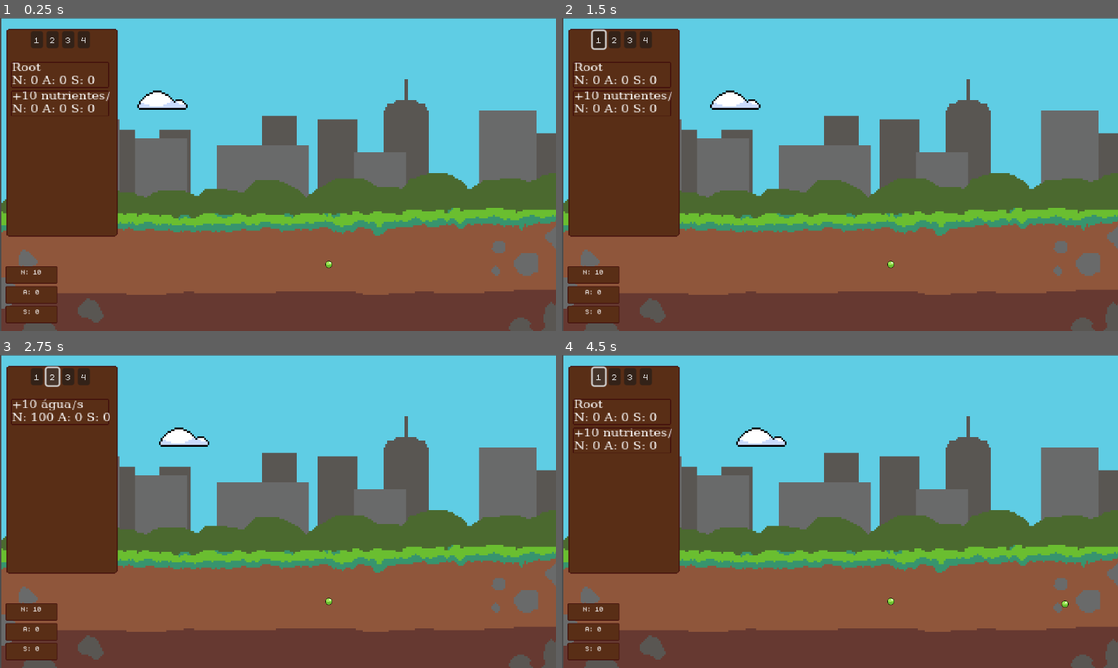
Above: before the commit, frames 1-4 (two rows, left to right).
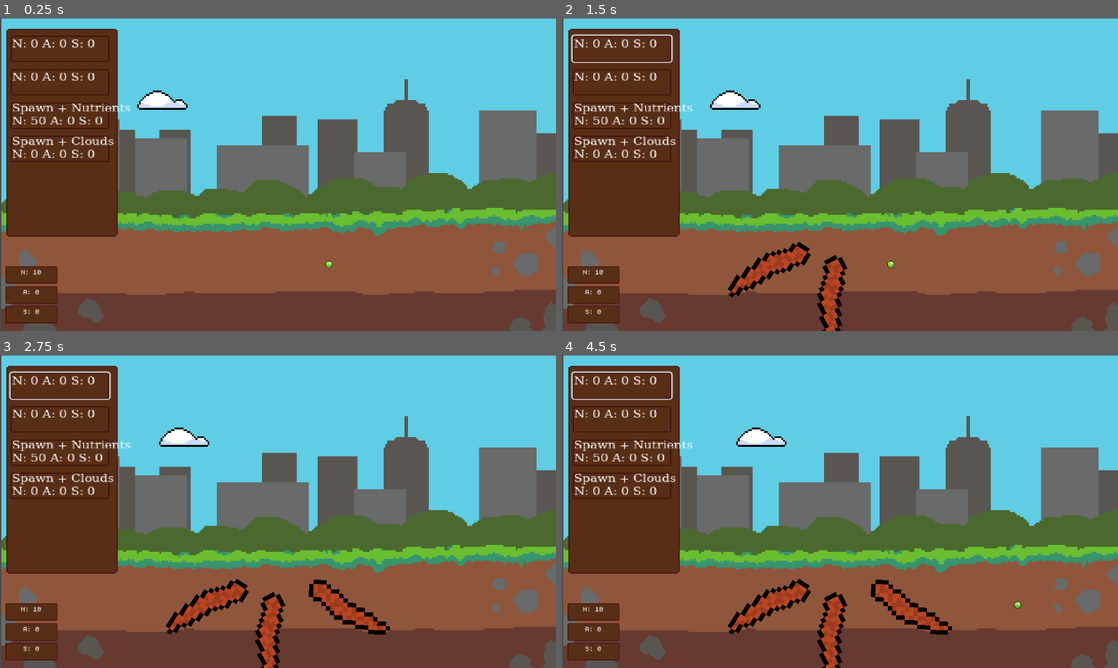
Above: after the commit, the same moments.

Repository: LeaoLuciano/ggj23
Game: Godot game, scene res://scenes/util/root_scene.tscn
The game is run twice, just before and just after one commit, with the same random seed, the same clock (stepped at 60 frames per second) and the same inputs.
Inputs (mouse positions are in pixels of both pictures, inside the frame that each line leads up to):
- Up to frame 1 (0.25 s): no input
- Up to frame 2 (1.5 s): click (600, 39) at 0.5 s, where only the run before the commit has a clickable "1"; click (623, 49) at 1.27 s
- Up to frame 3 (2.75 s): click (50, 376) at 2 s, where only the run before the commit has a clickable "2"
- Up to frame 4 (4.5 s): click (628, 376) at 2.75 s, where only the run before the commit has a clickable "3"; click (645, 376) at 3.5 s, where only the run before the commit has a clickable "4"; click (600, 376) at 4.25 s, where only the run before the commit has a clickable "1"

The runs differ from the first frame. In frame 1, 2.4% of the frame differs, in the area x 2-24%, y 4-46%; in frame 2, 4.5%; in frame 3, 5.2%; in frame 4, 5.5%, in the area x 1-92%, y 3-100%.

Commit message:
Reorganização de upgrades
Mudanças no sistema de upgrades

Signed-off-by: MarceloSpessoto <marcelomspessoto@gmail.com>

Diff:
--- a/scenes/items/spawner.gd
+++ b/scenes/items/spawner.gd
@@ -4,18 +4,18 @@
 @export var area : Rect2
 @export var spawn_time : int
 @export var despawn_time : int
+var spawn_amount : int = 1
 var scene_instance
 
 func _on_timer_timeout():
-
-	var pos_x = randf() * (area.size[0]) + area.position[0]
-	var pos_y = randf() * (area.size[1]) + area.position[1]
+	for i in spawn_amount:
+		var pos_x = randf() * (area.size[0]) + area.position[0]
+		var pos_y = randf() * (area.size[1]) + area.position[1]
 
 	#print(pos_x, pos_y)
-
-	var scene_instance = scene.instantiate()
-	scene_instance.position = Vector2(pos_x, pos_y)
-	Locator.get_simulation().add_child(scene_instance)
+		var scene_instance = scene.instantiate()
+		scene_instance.position = Vector2(pos_x, pos_y)
+		Locator.get_simulation().add_child(scene_instance)
 
 	#Tempo para spawnar aleatório
 	$Spawn.wait_time = randf() * (spawn_time - 1) + 1
--- a/scenes/items/upgrades/upgrade_menu/upgrade.gd
+++ b/scenes/items/upgrades/upgrade_menu/upgrade.gd
@@ -44,6 +44,5 @@
 	if can_buy():
 		take_resources()
 		match type:
-			"nutrient": upgrade_man.nutrient_production_rate += production_rate
-			"water": upgrade_man.water_production_rate += production_rate
-			"sun": upgrade_man.sun_production_rate += production_rate
+			"nutrient": upgrade_man.nutrient_spawner.spawn_amount += production_rate
+			"water": upgrade_man.cloud_spawner.spawn_amount += production_rate
--- a/scenes/items/upgrades/upgrade_menu/upgrade_manager.gd
+++ b/scenes/items/upgrades/upgrade_menu/upgrade_manager.gd
@@ -15,6 +15,9 @@
 @export
 var tree : Node2D
 
+@export var nutrient_spawner : Node
+@export var cloud_spawner : Node
+
 # Called when the node enters the scene tree for the first time.
 func _ready():
 	pass
@@ -26,7 +29,5 @@
 
 
 func _on_timer_timeout():
-	nutrient_counter.count += nutrient_production_rate
-	water_counter.count += water_production_rate
-	sun_counter.count += sun_production_rate
+	pass
 	#print("Nutrient: " + str(nutrient_counter.count) + " Water: " + str(water_counter.count) + " Sun: " + str(sun_counter.count))
--- a/scenes/items/upgrades/upgrade_menu/upgrade_manager.tscn
+++ b/scenes/items/upgrades/upgrade_menu/upgrade_manager.tscn
@@ -1,11 +1,9 @@
-[gd_scene load_steps=7 format=3 uid="uid://dl7im48sd816m"]
+[gd_scene load_steps=5 format=3 uid="uid://dl7im48sd816m"]
 
 [ext_resource type="Texture2D" uid="uid://de6htejo3hw7g" path="res://scenes/items/upgrades/upgrade_menu/upgrade_menu.png.png" id="1_qs1es"]
 [ext_resource type="Script" path="res://scenes/items/upgrades/upgrade_menu/upgrade_manager.gd" id="1_uj27u"]
 [ext_resource type="PackedScene" uid="uid://i83qiw33mmc6" path="res://scenes/items/upgrades/upgrade_menu/upgrade.tscn" id="2_y1ylx"]
-[ext_resource type="Script" path="res://scenes/items/upgrades/upgrade_menu/tabs_buttons.gd" id="3_kl1r8"]
-[ext_resource type="FontFile" uid="uid://bi3tnblb077t8" path="res://fonts/monogram-extended.ttf" id="4_8m8px"]
-[ext_resource type="PackedScene" uid="uid://fwjbyad2sfer" path="res://scenes/items/upgrades/upgrade_menu/unlock_upgrade.tscn" id="6_v6uqv"]
+[ext_resource type="Script" path="res://scenes/items/upgrades/upgrade_menu/unlock_upgrade.gd" id="4_4ih28"]
 
 [node name="UpgradeManager" type="Control"]
 layout_mode = 3
@@ -22,145 +20,45 @@
 scale = Vector2(2, 1.87)
 texture = ExtResource("1_qs1es")
 
-[node name="TabsButtons" type="HBoxContainer" parent="Sprite2D" node_paths=PackedStringArray("tree_tab", "nutrient_tab", "water_tab", "sun_tab")]
+[node name="VBoxContainer" type="VBoxContainer" parent="Sprite2D"]
 offset_left = -59.0
-offset_top = -125.0
-offset_right = 56.0
-offset_bottom = -104.0
-alignment = 1
-script = ExtResource("3_kl1r8")
-tree_tab = NodePath("../TreeUpgrades")
-nutrient_tab = NodePath("../NutrientUpgrades")
-water_tab = NodePath("../WaterUpgrades")
-sun_tab = NodePath("../SunUpgrades")
-
-[node name="TreeTab" type="Button" parent="Sprite2D/TabsButtons"]
-layout_mode = 2
-theme_override_fonts/font = ExtResource("4_8m8px")
-text = "1"
-icon_alignment = 1
-expand_icon = true
-
-[node name="NutrientTab" type="Button" parent="Sprite2D/TabsButtons"]
-layout_mode = 2
-theme_override_fonts/font = ExtResource("4_8m8px")
-text = "2"
-icon_alignment = 1
-expand_icon = true
-
-[node name="WaterTab" type="Button" parent="Sprite2D/TabsButtons"]
-layout_mode = 2
-theme_override_fonts/font = ExtResource("4_8m8px")
-text = "3"
-icon_alignment = 1
-expand_icon = true
-
-[node name="SunTab" type="Button" parent="Sprite2D/TabsButtons"]
-layout_mode = 2
-theme_override_fonts/font = ExtResource("4_8m8px")
-text = "4"
-icon_alignment = 1
-expand_icon = true
-
-[node name="TreeUpgrades" type="ScrollContainer" parent="Sprite2D"]
-offset_left = -59.0
-offset_top = -87.0
-offset_right = 56.0
-offset_bottom = -20.0
-horizontal_scroll_mode = 3
-
-[node name="VBoxContainer" type="VBoxContainer" parent="Sprite2D/TreeUpgrades"]
-layout_mode = 2
+offset_top = -119.0
+offset_right = 57.0
+offset_bottom = 42.0
 size_flags_horizontal = 3
 size_flags_vertical = 3
 alignment = 1
 
-[node name="RootUpgrade" parent="Sprite2D/TreeUpgrades/VBoxContainer" node_paths=PackedStringArray("upgrade_man") instance=ExtResource("6_v6uqv")]
+[node name="Upgrade" parent="Sprite2D/VBoxContainer" node_paths=PackedStringArray("upgrade_man") instance=ExtResource("2_y1ylx")]
 layout_mode = 2
 size_flags_vertical = 3
+script = ExtResource("4_4ih28")
 type = "root"
-upgrade_man = NodePath("../../../..")
-button_text = "Root"
+upgrade_man = NodePath("../../..")
 
-[node name="Upgrade" parent="Sprite2D/TreeUpgrades/VBoxContainer" node_paths=PackedStringArray("upgrade_man") instance=ExtResource("2_y1ylx")]
+[node name="Upgrade2" parent="Sprite2D/VBoxContainer" node_paths=PackedStringArray("upgrade_man") instance=ExtResource("2_y1ylx")]
+layout_mode = 2
+size_flags_vertical = 3
+script = ExtResource("4_4ih28")
+type = "root"
+upgrade_man = NodePath("../../..")
+
+[node name="Upgrade3" parent="Sprite2D/VBoxContainer" node_paths=PackedStringArray("upgrade_man") instance=ExtResource("2_y1ylx")]
 layout_mode = 2
 size_flags_vertical = 3
 type = "nutrient"
-production_rate = 10
-upgrade_man = NodePath("../../../..")
-button_text = "+10 nutrientes/s"
+upgrade_man = NodePath("../../..")
+button_text = "Spawn + Nutrients"
+nutrient_cost = 50
 
-[node name="NutrientUpgrades" type="ScrollContainer" parent="Sprite2D"]
-visible = false
-offset_left = -59.0
-offset_top = -87.0
-offset_right = 57.0
-offset_bottom = 122.0
-horizontal_scroll_mode = 3
-
-[node name="VBoxContainer" type="VBoxContainer" parent="Sprite2D/NutrientUpgrades"]
-layout_mode = 2
-size_flags_horizontal = 3
-alignment = 1
-
-[node name="Upgrade" parent="Sprite2D/NutrientUpgrades/VBoxContainer" node_paths=PackedStringArray("upgrade_man") instance=ExtResource("2_y1ylx")]
+[node name="Upgrade4" parent="Sprite2D/VBoxContainer" node_paths=PackedStringArray("upgrade_man") instance=ExtResource("2_y1ylx")]
 layout_mode = 2
 size_flags_vertical = 3
 type = "water"
-production_rate = 10
-upgrade_man = NodePath("../../../..")
-button_text = "+10 água/s"
-nutrient_cost = 100
-
-[node name="WaterUpgrades" type="ScrollContainer" parent="Sprite2D"]
-visible = false
-offset_left = -59.0
-offset_top = -87.0
-offset_right = 57.0
-offset_bottom = 122.0
-horizontal_scroll_mode = 3
-
-[node name="VBoxContainer" type="VBoxContainer" parent="Sprite2D/WaterUpgrades"]
-layout_mode = 2
-size_flags_horizontal = 3
-alignment = 1
-
-[node name="Upgrade" parent="Sprite2D/WaterUpgrades/VBoxContainer" node_paths=PackedStringArray("upgrade_man") instance=ExtResource("2_y1ylx")]
-layout_mode = 2
-size_flags_vertical = 3
-type = "sun"
-production_rate = 10
-upgrade_man = NodePath("../../../..")
-button_text = "+10 sol/s"
-nutrient_cost = 200
-water_cost = 200
-
-[node name="SunUpgrades" type="ScrollContainer" parent="Sprite2D"]
-visible = false
-offset_left = -59.0
-offset_top = -87.0
-offset_right = 57.0
-offset_bottom = 122.0
-horizontal_scroll_mode = 3
-
-[node name="VBoxContainer" type="VBoxContainer" parent="Sprite2D/SunUpgrades"]
-layout_mode = 2
-size_flags_horizontal = 3
-alignment = 1
-
-[node name="Upgrade" parent="Sprite2D/SunUpgrades/VBoxContainer" node_paths=PackedStringArray("upgrade_man") instance=ExtResource("2_y1ylx")]
-layout_mode = 2
-size_flags_vertical = 3
-type = "nutrient"
-production_rate = 10
-upgrade_man = NodePath("../../../..")
-button_text = "D"
+upgrade_man = NodePath("../../..")
+button_text = "Spawn + Clouds"
 
 [node name="Timer" type="Timer" parent="."]
 autostart = true
 
-[connection signal="pressed" from="Sprite2D/TabsButtons/TreeTab" to="Sprite2D/TabsButtons" method="_on_tree_tab_pressed"]
-[connection signal="pressed" from="Sprite2D/TabsButtons/NutrientTab" to="Sprite2D/TabsButtons" method="_on_nutrient_tab_pressed"]
-[connection signal="pressed" from="Sprite2D/TabsButtons/WaterTab" to="Sprite2D/TabsButtons" method="_on_water_tab_pressed"]
-[connection signal="pressed" from="Sprite2D/TabsButtons/SunTab" to="Sprite2D/TabsButtons" method="_on_sun_tab_pressed"]
 [connection signal="timeout" from="Timer" to="." method="_on_timer_timeout"]
--- a/scenes/items/world.tscn
+++ b/scenes/items/world.tscn
@@ -53,11 +53,17 @@
 [node name="Nutrient Spawner" parent="Spawners" instance=ExtResource("4_vvy3u")]
 area = Rect2(150, 520, 1252, 411)
 
-[node name="UpgradeMenu" parent="." node_paths=PackedStringArray("nutrient_counter", "water_counter", "sun_counter", "tree") instance=ExtResource("6_ijhpw")]
+[node name="CloudSpawner" parent="Spawners" instance=ExtResource("4_vvy3u")]
+scene = ExtResource("4_3x06h")
+area = Rect2(30, 25, 260, 243)
+
+[node name="UpgradeMenu" parent="." node_paths=PackedStringArray("nutrient_counter", "water_counter", "sun_counter", "tree", "nutrient_spawner", "cloud_spawner") instance=ExtResource("6_ijhpw")]
 nutrient_counter = NodePath("../Counters/Nutrient Counter")
 water_counter = NodePath("../Counters/WaterCounter")
 sun_counter = NodePath("../Counters/SunCounter")
 tree = NodePath("../Simulation/Tree")
+nutrient_spawner = NodePath("../Spawners/Nutrient Spawner")
+cloud_spawner = NodePath("../Spawners/CloudSpawner")
 
 [node name="Backgrounduntitled" type="Sprite2D" parent="."]
 z_index = -2
